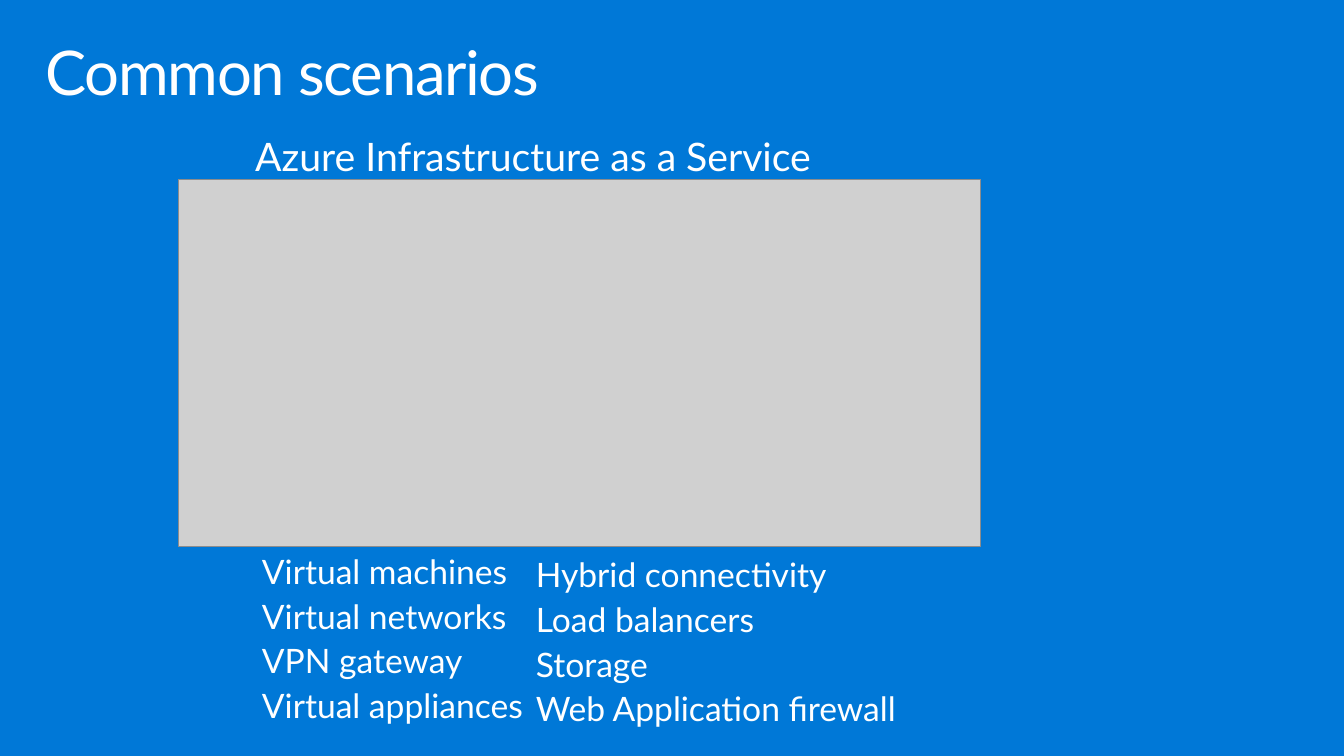
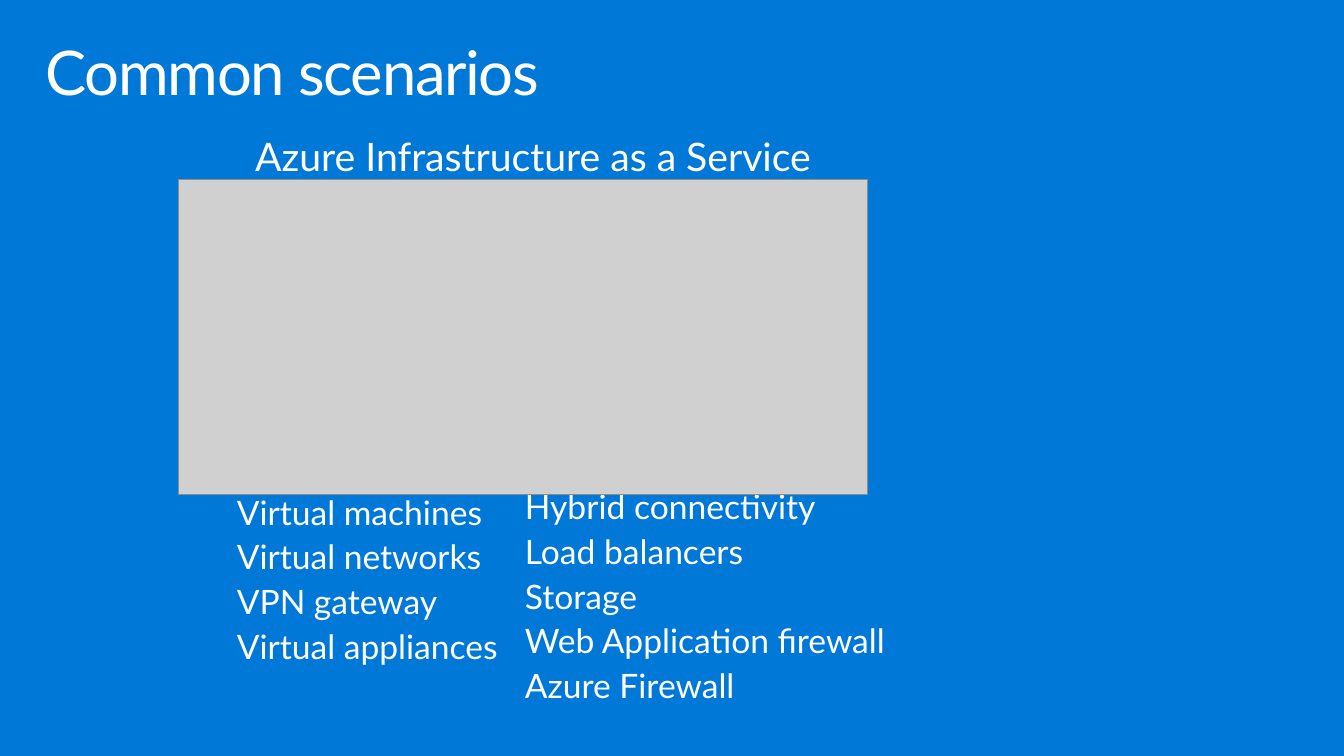
Before and after one commit to yashmadan123/MCW-Enterprise-class-networking, a slide deck: slide 18 of Whiteboard design session/WDS trainer presentation - Enterprise-class networking in Azure.pptx. Drawn at 1344x756 pixels with LibreOffice and Linux fonts; fonts in the diff are those of the drawing; grey boxes stand for pictures. Boxes give left, top, right and bottom in pixels: in the first picture for what was removed or moved away, otherwise in the second. Text is boxed around its words. In the diff, an @@ line names an element or a change of style, - is before the commit and + after.

```diff
--- a/Whiteboard design session/WDS trainer presentation - Enterprise-class networking in Azure.pptx
+++ b/Whiteboard design session/WDS trainer presentation - Enterprise-class networking in Azure.pptx
@@ picture: place and size @@
-picture at (178, 179, 981, 547)
+picture at (178, 179, 867, 495)
@@ text "Virtual machines": place and size @@
-text "Virtual machines" at (262, 559, 523, 724)
+text "Virtual machines" at (237, 500, 498, 665)
@@ text "Hybrid connectivity": place and size @@
-text "Hybrid connectivity" at (536, 562, 896, 727)
+text "Hybrid connectivity" at (525, 491, 885, 699)
@@ text at (525, 673, 734, 699): paragraph added @@
+Azure Firewall
```
Also in this commit, not shown: 8 other slides changed, 1 slide removed, 6 other files.
